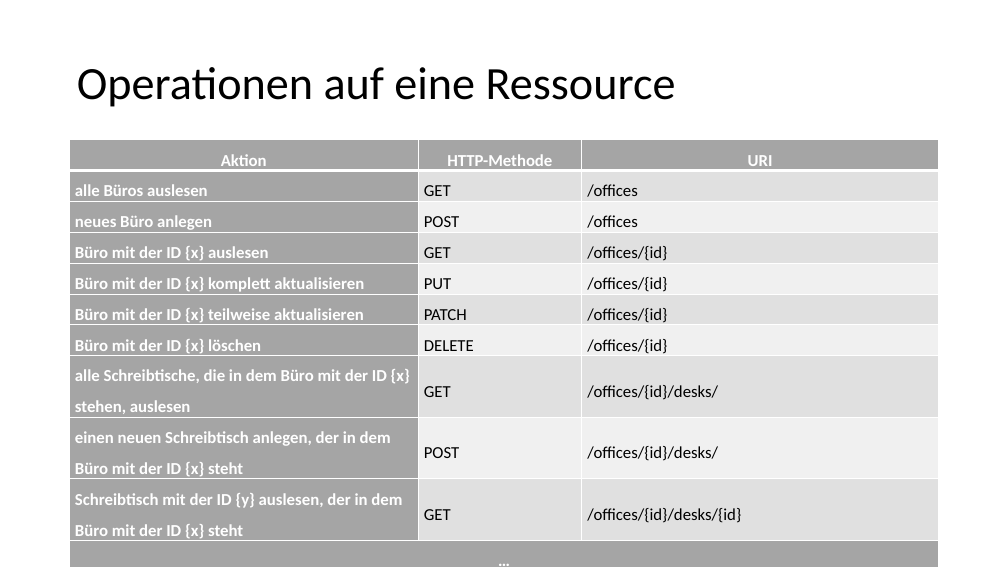
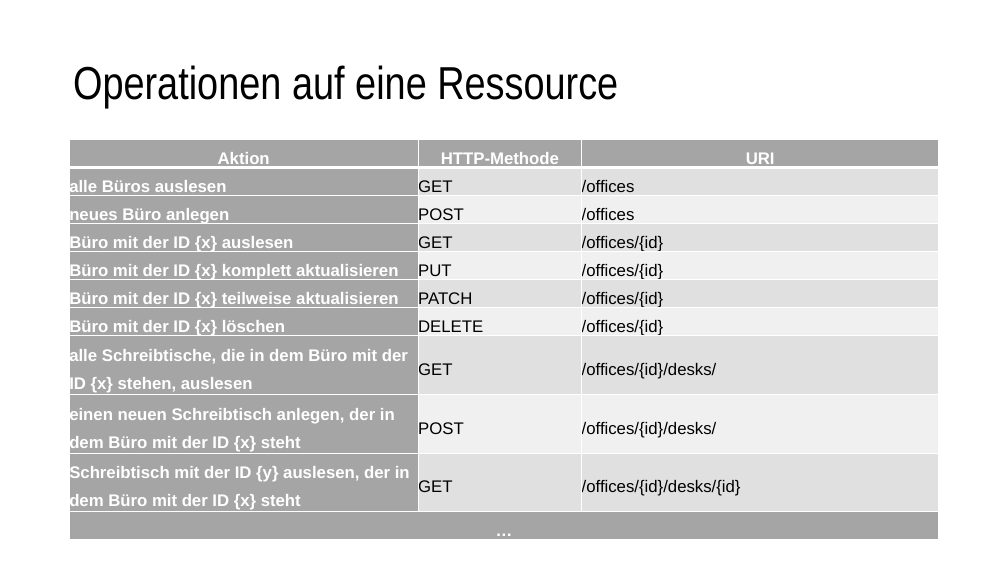
Before and after one commit to nordlb-public/techtalks, a slide deck: slide 20 of 01-api-design/präsentation.pptx (slide 17 before the commit). Drawn at 1008x567 pixels with LibreOffice and Linux fonts; fonts in the diff are those of the drawing. Boxes give left, top, right and bottom in pixels: in the first picture for what was removed or moved away, otherwise in the second. Text is boxed around its words. In the diff, an @@ line names an element or a change of style, - is before the commit and + after.

Commit message:
WIP: Präsentation

```diff
--- a/01-api-design/präsentation.pptx
+++ b/01-api-design/präsentation.pptx
@@ title "Operationen auf eine Ressource" at (x1=73, y1=65, x2=618, y2=108): font Calibri to Arial Narrow @@
@@ table at (x1=70, y1=140, x2=939, y2=537) @@
@@ fill #E1E1E1 to #E0E0E0 in 10 cells @@
@@ font Calibri to Arial @@
```
Also in this commit, not shown: 20 other slides changed, 11 slides added, 1 other file.
